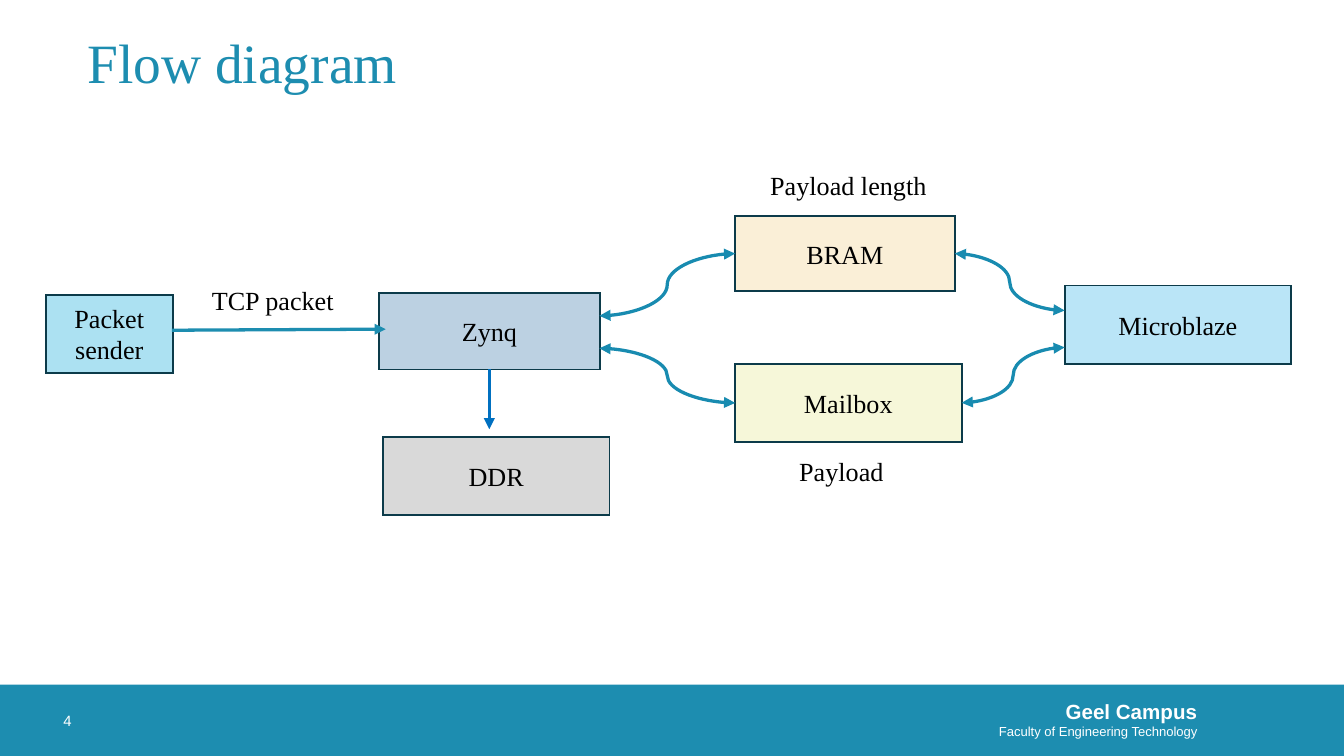
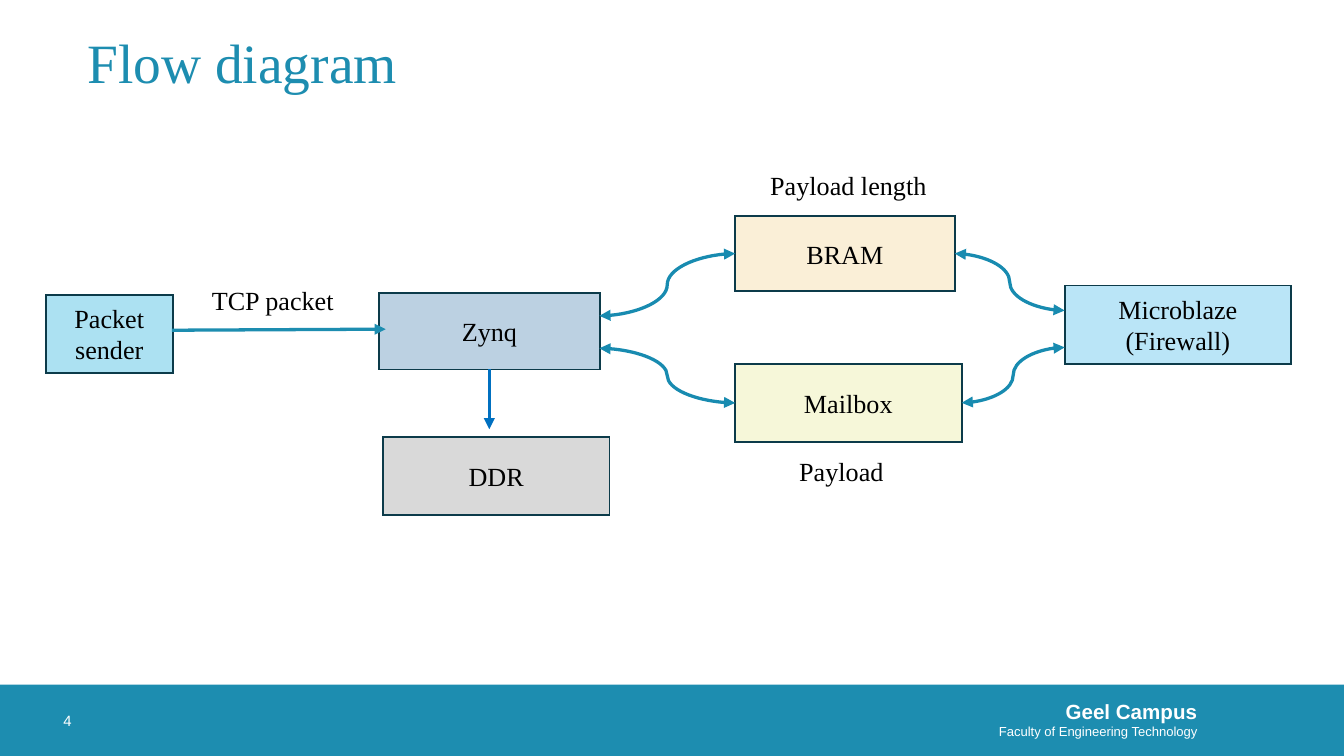
Before and after one commit to muali98/TCP-firewall, a slide deck: slide 4 of Slides (project overview).pptx. Drawn at 1344x756 pixels with LibreOffice and Linux fonts; fonts in the diff are those of the drawing; background and template pictures are left out. Boxes give left, top, right and bottom in pixels: in the first picture for what was removed or moved away, otherwise in the second. Text is boxed around its words. In the diff, an @@ line names an element or a change of style, - is before the commit and + after.

```diff
--- a/Slides (project overview).pptx
+++ b/Slides (project overview).pptx
@@ text in rectangle at bbox=[1118, 301, 1237, 356]: text changed @@
-Microblaze
+Microblaze
+(Firewall)
```
Also in this commit, not shown: 1 other file.
